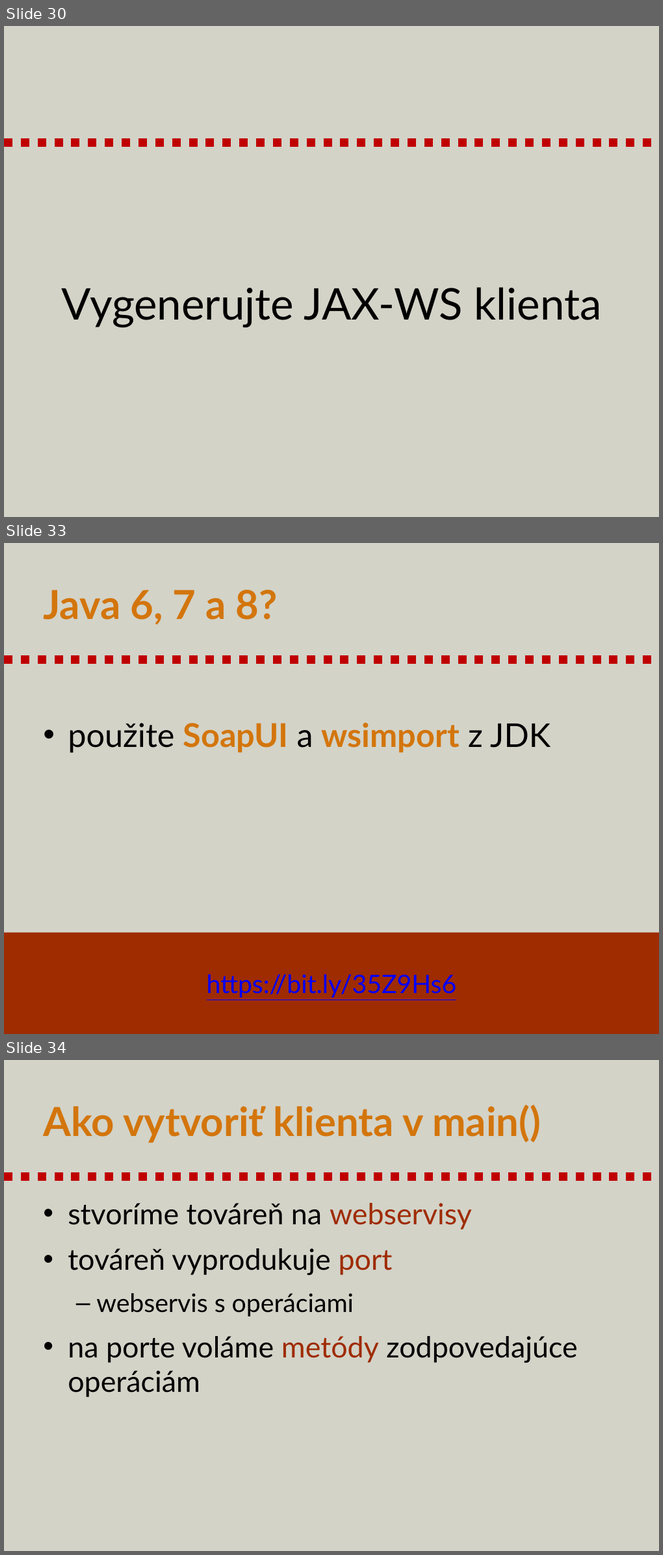
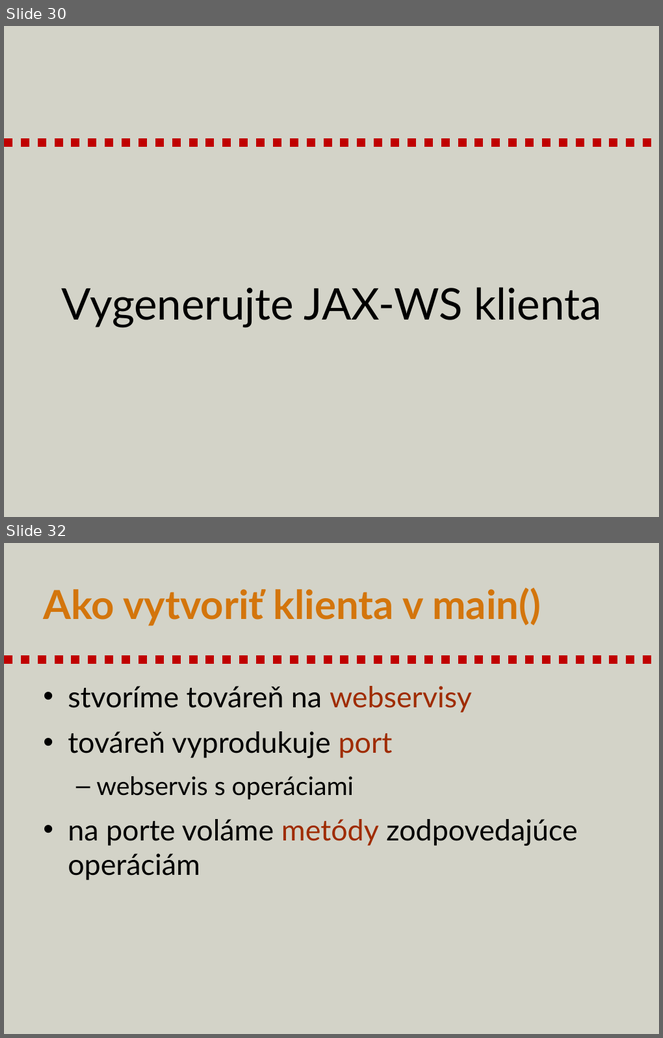
Before and after one commit to novotnyr/kopr-portal, a slide deck: content/soap-web-services/kopr-soap-web-services.pptx. Shown one above the other, each under a label of ours: slides 30, 33 and 34 before the commit, slides 30 and 32 after it; the slides between them are not shown. The pictures are 663x1555 and 663x1038 pixels, drawn with LibreOffice and Linux fonts; fonts in the diff are those of the drawing. Boxes give left, top, right and bottom in pixels: in the first picture for what was removed or moved away, otherwise in the second. Text is boxed around its words. In the diff, an @@ line names an element or a change of style, - is before the commit and + after.

```diff
--- a/content/soap-web-services/kopr-soap-web-services.pptx
+++ b/content/soap-web-services/kopr-soap-web-services.pptx
@@ slide 33 removed at [4, 543, 659, 1034], background #D3D3C8; not listed: 1 template element that a slide beside it also shows @@
@@ title removed at [43, 590, 277, 625] @@
-Java 6, 7 a 8?
@@ text removed at [68, 722, 551, 753] @@
-• použite SoapUI a wsimport z JDK
@@ rectangle removed at [4, 933, 659, 1034] @@
-https://bit.ly/35Z9Hs6
@@ what was slide 34 is now slide 32 @@
```
Also in this commit, not shown: 3 slides changed, 2 other slides removed, 1 other file.
